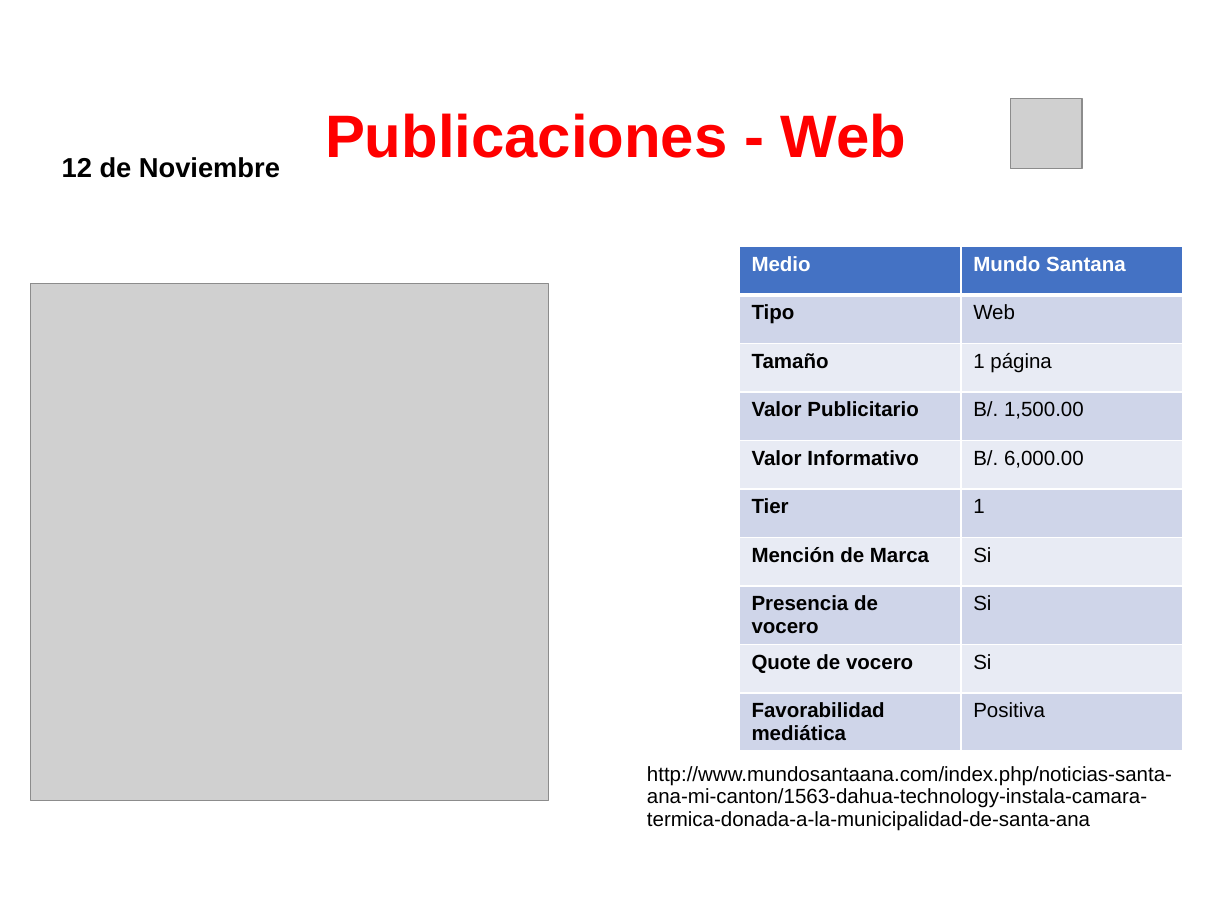
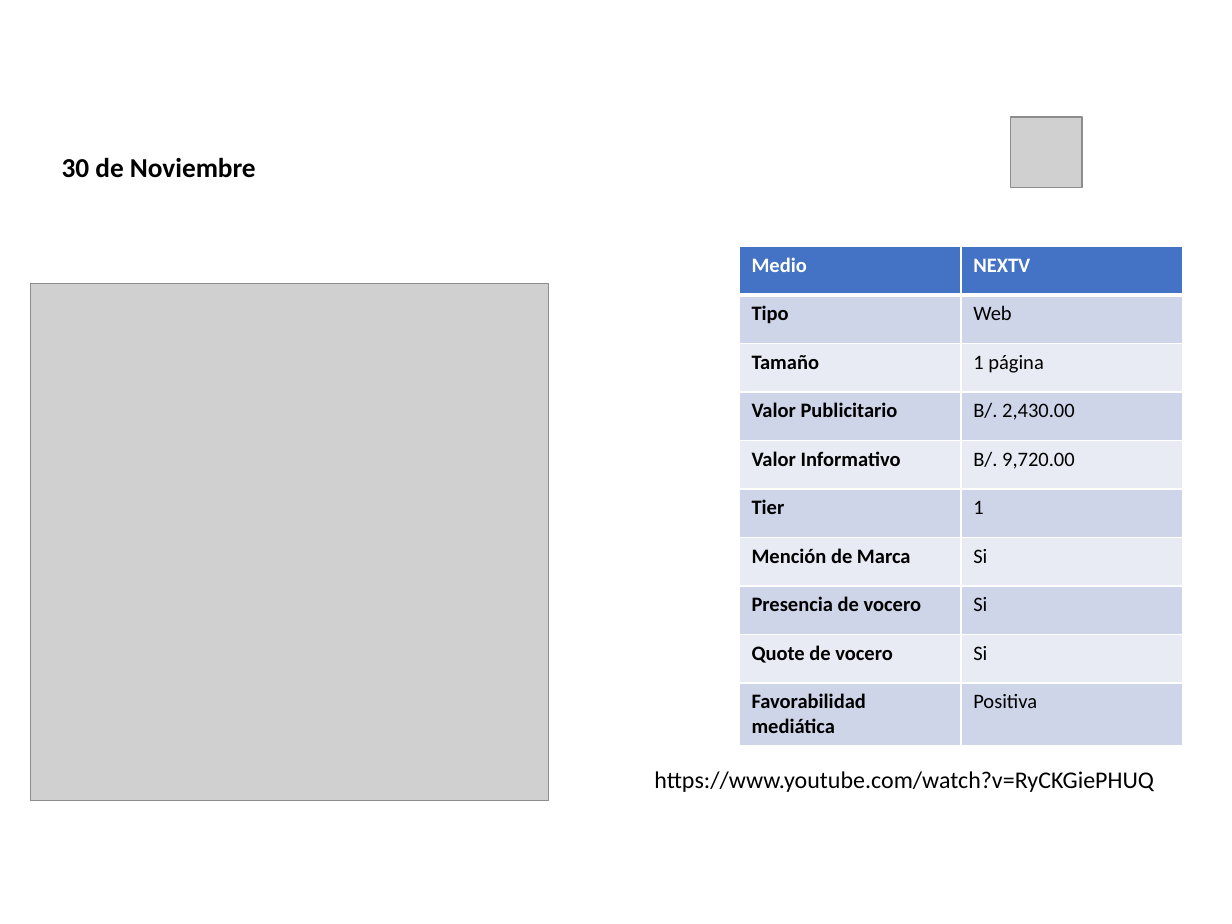
Before and after one commit to dgarci23/Report-Generator, a slide deck: slide 16 of Presentacion Terminada.pptx (slide 2 before the commit). Drawn at 1232x924 pixels with LibreOffice and Linux fonts; fonts in the diff are those of the drawing; grey boxes stand for pictures; background and template pictures are left out. Boxes give left, top, right and bottom in pixels: in the first picture for what was removed or moved away, otherwise in the second. Text is boxed around its words. In the diff, an @@ line names an element or a change of style, - is before the commit and + after.

```diff
--- a/Presentacion Terminada.pptx
+++ b/Presentacion Terminada.pptx
@@ title "Publicaciones - Web" moved from (x1=325, y1=113, x2=906, y2=158) to (x1=176, y1=2, x2=982, y2=101) @@
@@ title "Publicaciones - Web" at (x1=176, y1=2, x2=982, y2=101): font Arial to Calibri, text colour #FF0000 to #FFFFFF @@
@@ picture moved from (x1=1010, y1=99, x2=1082, y2=169) to (x1=1010, y1=117, x2=1082, y2=187) @@
@@ text at (x1=62, y1=157, x2=256, y2=178): text changed; font Arial to Calibri @@
-12 de Noviembre
+30 de Noviembre
@@ table at (x1=739, y1=246, x2=1183, y2=737) @@
-row 1, column 2: Mundo Santana
+row 1, column 2: NEXTV
-row 4, column 2: B/. 1,500.00
+row 4, column 2: B/. 2,430.00
-row 5, column 2: B/. 6,000.00
+row 5, column 2: B/. 9,720.00
@@ font Arial to Calibri in "Medio", "Tipo", "Web", "Tamaño" and 13 more places @@
@@ text at (x1=654, y1=771, x2=1154, y2=792): text changed; size 12 to 14 pt; font Arial to Calibri @@
-http://www.mundosantaana.com/index.php/noticias-santa-ana-mi-canton/1563-dahua-technology-instala-camara-termica-donada-a-la-municipalidad-de-santa-ana
+https://www.youtube.com/watch?v=RyCKGiePHUQ
```
Also in this commit, not shown: 7 other slides changed, 15 slides added, 3 other files.
